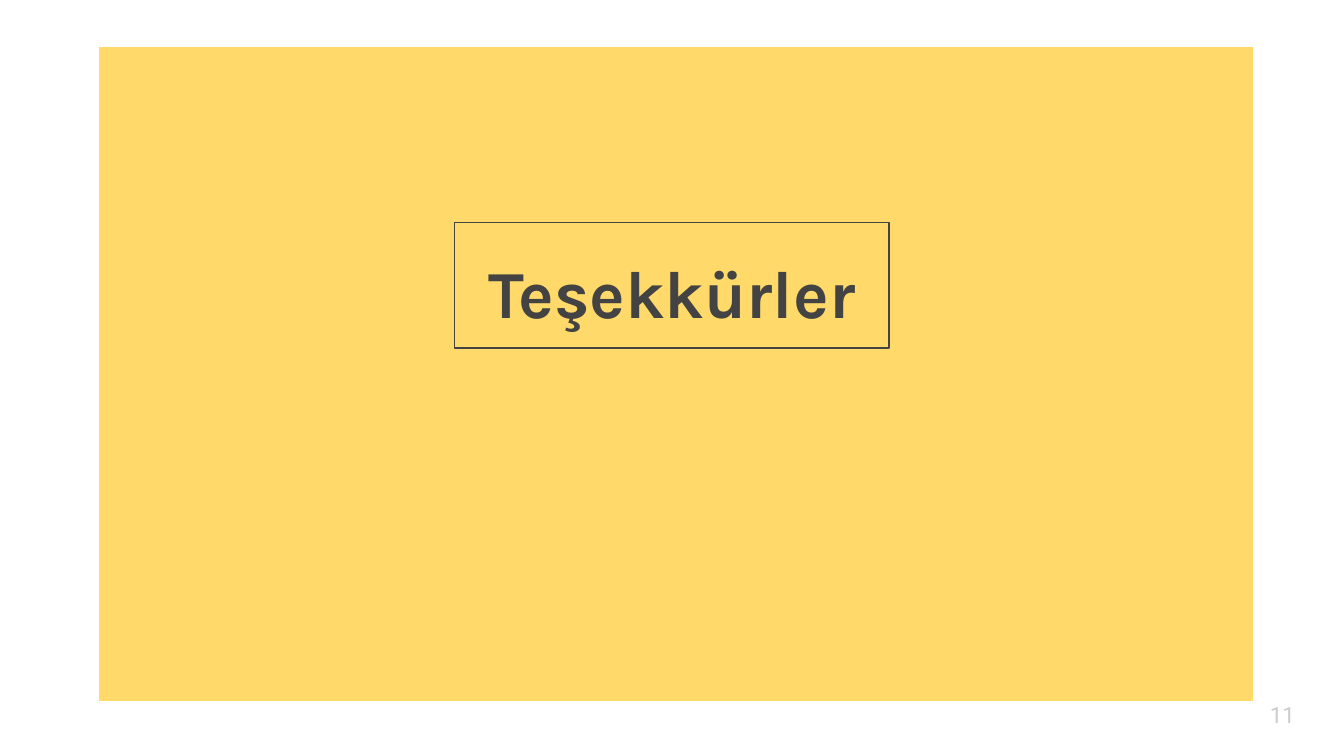
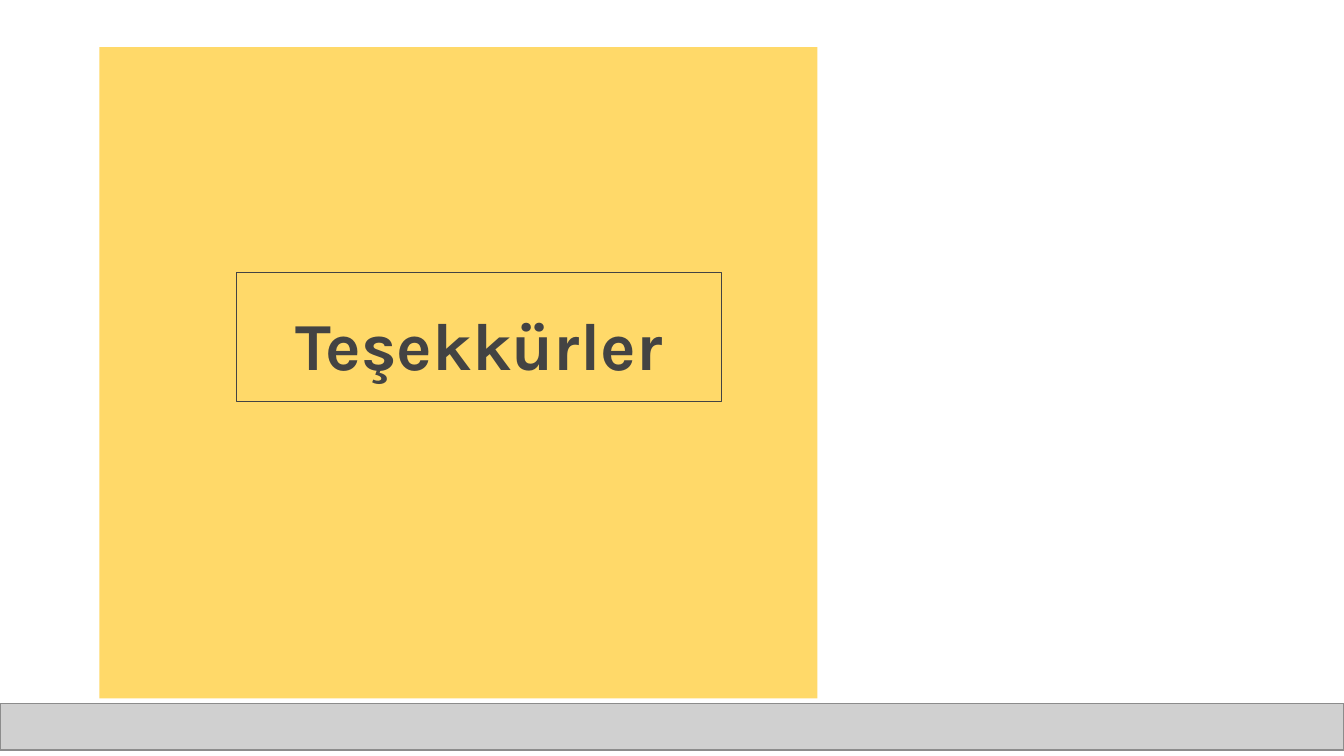
Before and after one commit to mcelayir/mcelayir.github.io, a slide deck: slide 11 of presentations/cicd-in-a-nutshell.pptx. Drawn at 1344x756 pixels with LibreOffice and Linux fonts; fonts in the diff are those of the drawing; grey boxes stand for pictures; background and template pictures are left out. Boxes give left, top, right and bottom in pixels: in the first picture for what was removed or moved away, otherwise in the second. Text is boxed around its words. In the diff, an @@ line names an element or a change of style, - is before the commit and + after.

Commit message:
update

```diff
--- a/presentations/cicd-in-a-nutshell.pptx
+++ b/presentations/cicd-in-a-nutshell.pptx
@@ rectangle removed at box(99, 47, 1253, 700) @@
@@ rectangle removed at box(99, 47, 398, 700) @@
@@ title "Teşekkürler": place and size @@
-title "Teşekkürler" at box(454, 223, 888, 348)
+title "Teşekkürler" at box(237, 273, 722, 402)
@@ page number rewrapped from box(1270, 707, 1295, 723) to box(1277, 702, 1302, 704) @@
@@ picture added at box(0, 703, 1344, 750) @@
```
